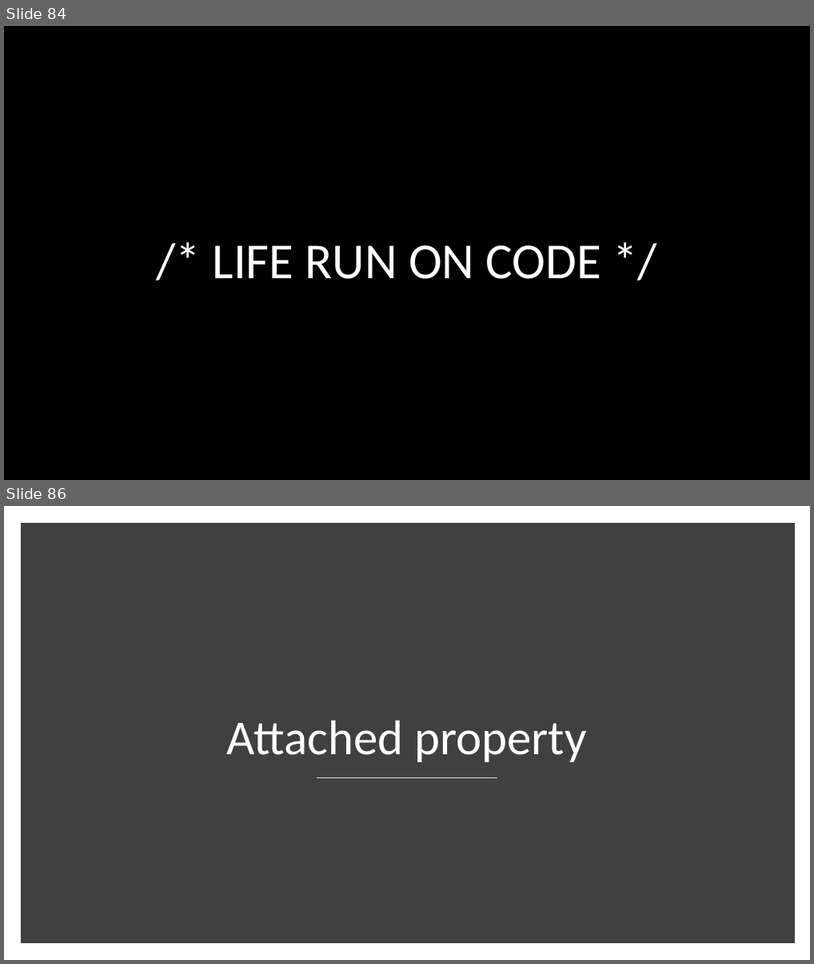
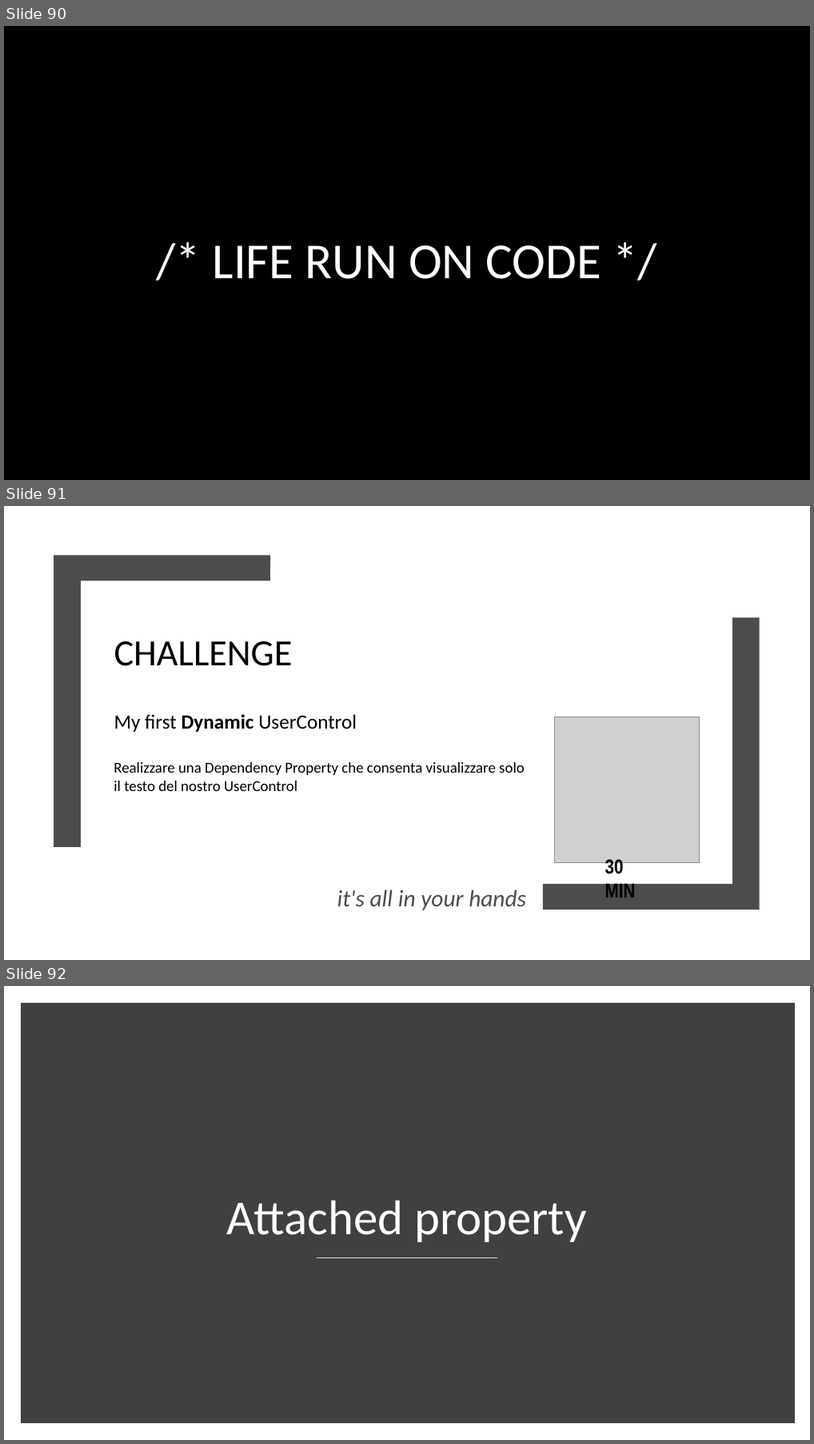
Before and after one commit to danieleromanazzi/wpf-tutorial, a slide deck: wpf-tutorial.pptx. Shown one above the other, each under a label of ours: slides 84 and 86 before the commit, slides 90, 91 and 92 after it; the slides between them are not shown. The pictures are 814x964 and 814x1444 pixels, drawn with LibreOffice and Linux fonts; fonts in the diff are those of the drawing; grey boxes stand for pictures; background and template pictures are left out. Boxes give left, top, right and bottom in pixels: in the first picture for what was removed or moved away, otherwise in the second. Text is boxed around its words. In the diff, an @@ line names an element or a change of style, - is before the commit and + after.

```diff
--- a/wpf-tutorial.pptx
+++ b/wpf-tutorial.pptx
@@ slide 91 added at (4, 506, 810, 960), background #FFFFFF @@
@@ freeform shape added at (54, 555, 270, 847), fill #4C4C4C @@
@@ freeform shape added at (544, 617, 760, 909), fill #4C4C4C @@
@@ title added at (114, 641, 293, 666), 44 pt, text #000000 @@
+CHALLENGE
@@ text added at (114, 714, 357, 732), 24 pt, text #000000 @@
+My first Dynamic UserControl
@@ picture added at (555, 717, 700, 862) @@
@@ text added at (114, 762, 525, 791), 18 pt, text #000000 @@
+Realizzare una Dependency Property che consenta visualizzare solo il testo del nostro UserControl
@@ text added at (606, 859, 636, 897), 24 pt, text #000000, bold @@
+30 MIN
@@ text added at (338, 889, 526, 910), 28 pt, text #4C4C4C, italic @@
+it's all in your hands
@@ what was slide 84 is now slide 90 @@
@@ what was slide 86 is now slide 92 @@
```
Also in this commit, not shown: 3 slides changed, 19 other slides added, 3 other files.
